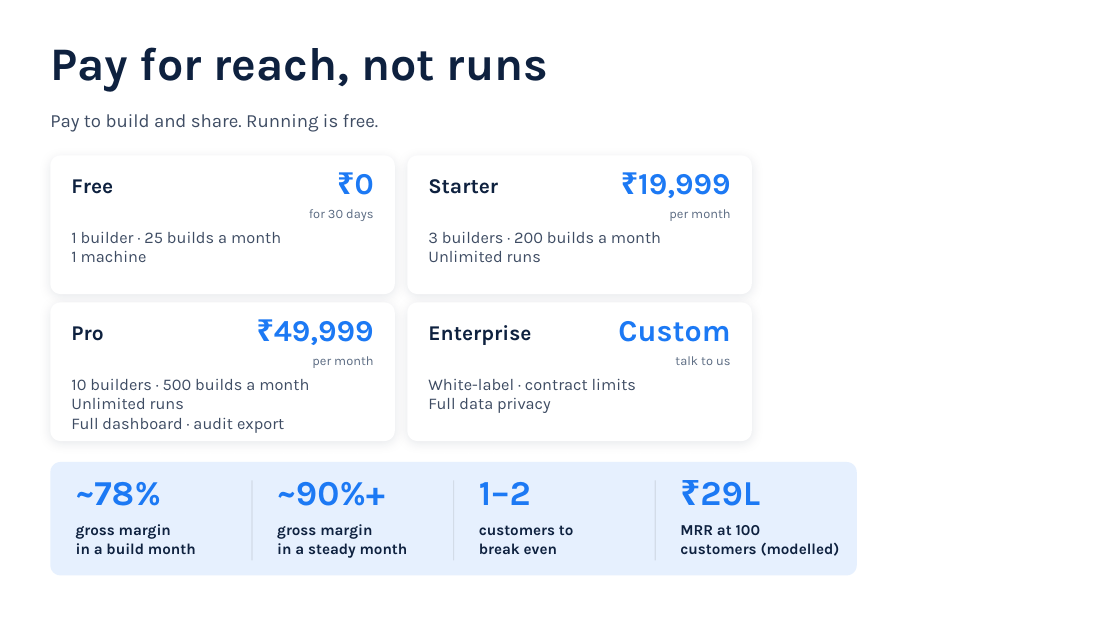
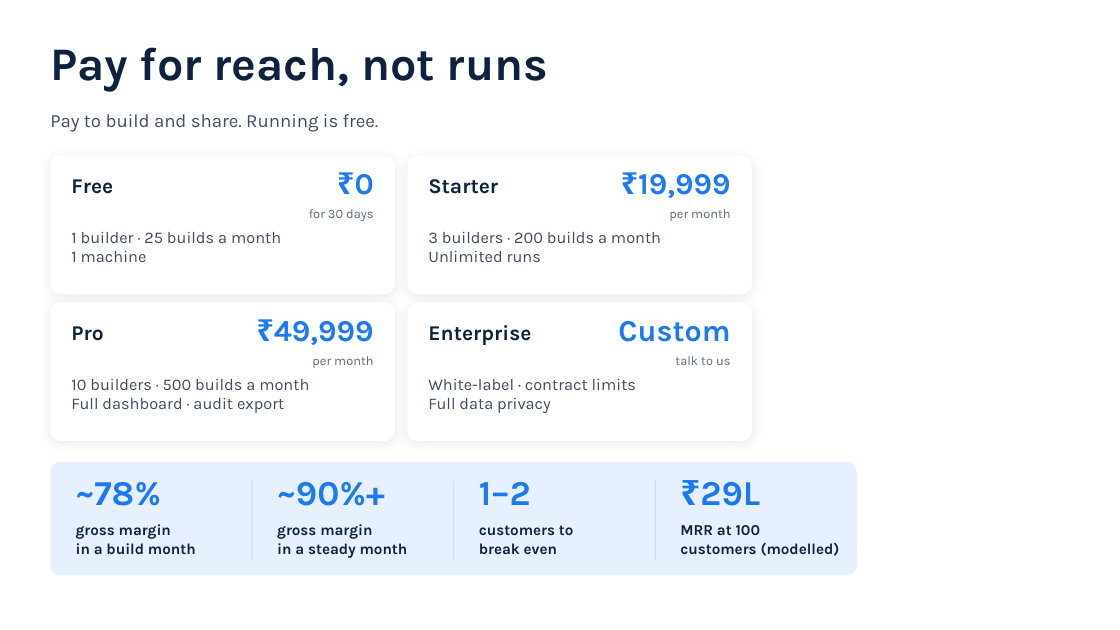
Before and after one commit to cannonboldoff-hue/CONXA, a slide deck: slide 7 of docs/Conxa Investor Pitch v2.pptx (slide 8 before the commit). Drawn at 1120x630 pixels with LibreOffice and Linux fonts; fonts in the diff are those of the drawing; background and template pictures are left out. Boxes give left, top, right and bottom in pixels: in the first picture for what was removed or moved away, otherwise in the second. Text is boxed around its words. In the diff, an @@ line names an element or a change of style, - is before the commit and + after.

Commit message:
docs(pitch): rewrite problem slide, raise ask to $400K, drop "Unlimited runs"
- Problem slide rewritten in plain words with less text, ending on the
  architect/crew building-site comparison.
- Raise now reads $400K (was $500K).
- Pro plan no longer lists "Unlimited runs".
- Regenerate the PDF export from the updated deck.

```diff
--- a/docs/Conxa Investor Pitch v2.pptx
+++ b/docs/Conxa Investor Pitch v2.pptx
@@ text at (x1=71, y1=398, x2=184, y2=409): paragraph removed @@
-Unlimited runs
```
Also in this commit, not shown: 3 other slides changed, 1 slide removed, 1 other file.
